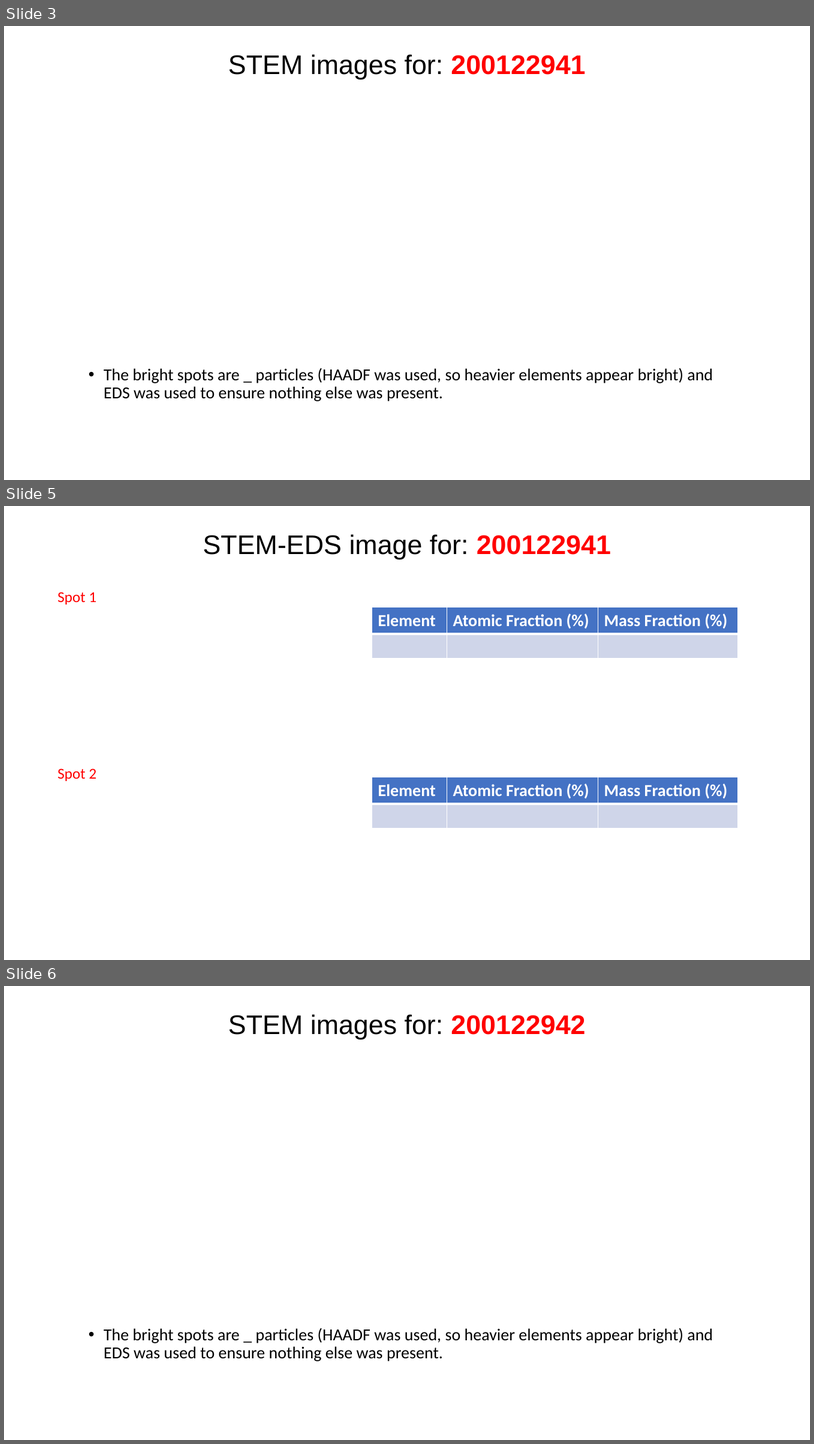
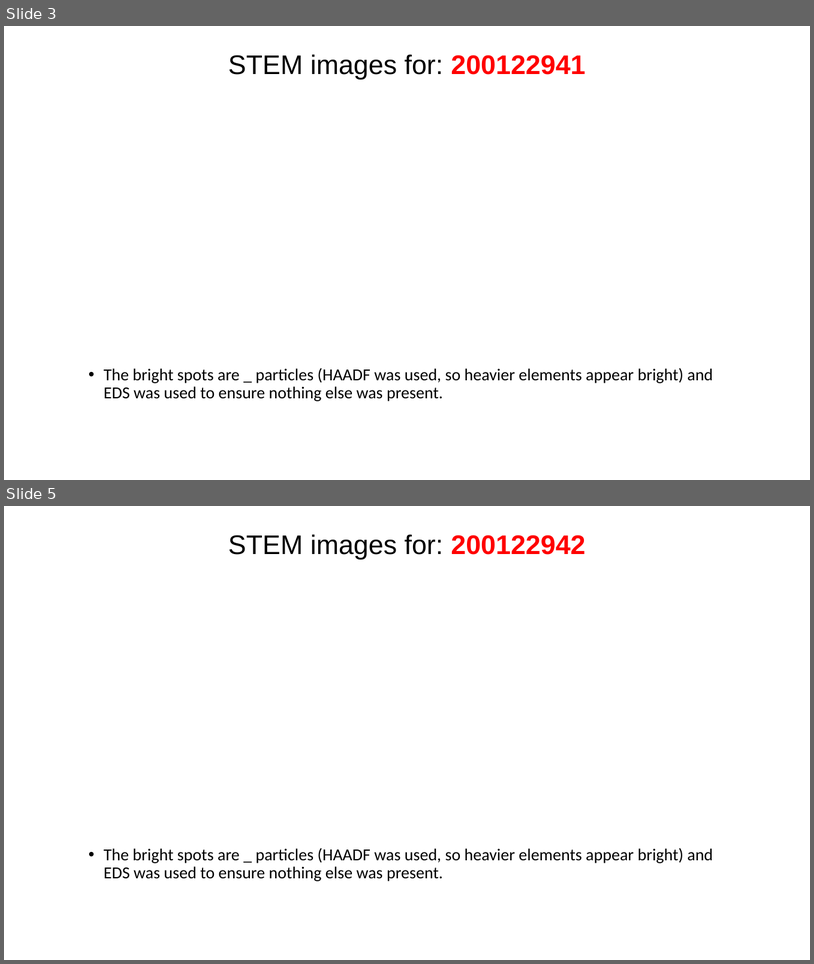
Before and after one commit to cvrl10/mini_project, a slide deck: 100040000/_100040000.pptx. Shown one above the other, each under a label of ours: slides 3, 5 and 6 before the commit, slides 3 and 5 after it; the slides between them are not shown. The pictures are 814x1444 and 814x964 pixels, drawn with LibreOffice and Linux fonts; fonts in the diff are those of the drawing. Boxes give left, top, right and bottom in pixels: in the first picture for what was removed or moved away, otherwise in the second. Text is boxed around its words. In the diff, an @@ line names an element or a change of style, - is before the commit and + after.

```diff
--- a/100040000/_100040000.pptx
+++ b/100040000/_100040000.pptx
@@ slide 5 removed at box(4, 506, 810, 960), background #FFFFFF @@
@@ title removed at box(203, 534, 611, 559) @@
-STEM-EDS image for: 200122941
@@ text removed at box(57, 592, 97, 604) @@
-Spot 1
@@ table removed at box(372, 607, 738, 656), 2 rows, 3 columns @@
-Element | Atomic Fraction (%) | Mass Fraction (%)
- |  | 
@@ text removed at box(57, 768, 97, 781) @@
-Spot 2
@@ table removed at box(372, 777, 738, 826), 2 rows, 3 columns @@
-Element | Atomic Fraction (%) | Mass Fraction (%)
- |  | 
@@ what was slide 6 is now slide 5 @@
```
Also in this commit, not shown: 1 slide changed, 2 other slides removed, 12 other files.
